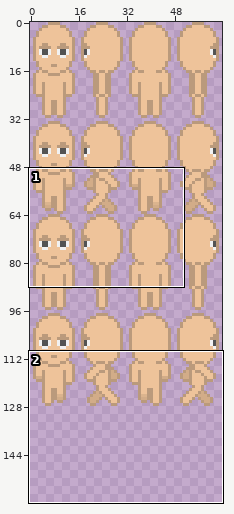
One commit to this sprite sheet: res/url_guy_walking-Sheet.png. The picture above shows the old version from afar; the outline marks the close-up.
Close-up. Earlier state:
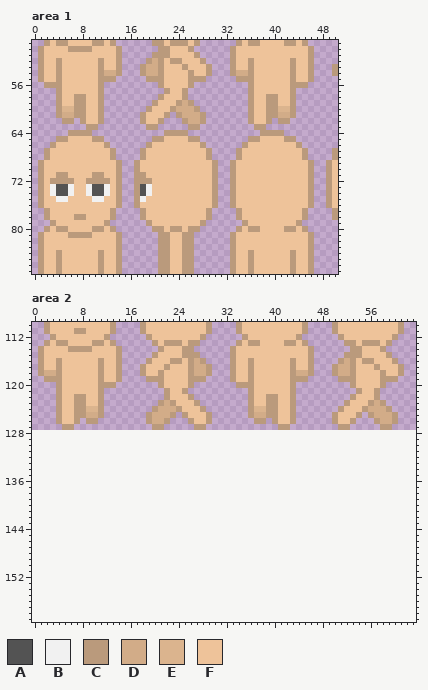
The file is 64x128 pixels. Shown: area 1: x 0..50, y 49..87; area 2: x 0..63, y 110..159. The old version is drawn lined up with the new one, on the new canvas. The commit also changed other parts of the picture, which this record leaves out.
Palette (. is transparent): A #535353  B #f1f1f1  C #ba9a7c  D #d2ac88  E #dbb48e  F #eec39a
Pixels before, area 1, first column x 1:
49 .CFCCFFFFCCFC......CCFCCCFC......CFCCFFFFCCFC.....
50 CFFFFCCCCFFFFC......CCFFFC......CFFFFFFFFFFFFC....
51 CFFFFFFFFFFFFC.....CCCFFFFC.....CFFFFFFFFFFFFC....
52 CFFCFFFFFFCFFC....CDCFCCFFFC....CFFCFFFFFFCFFC....
53 CFFCFFFFFFCFFC...CDDCFFFCFFFC...CFFCFFFFFFCFFC...C
54 CFFCFFFFFFCDDC...CDDCFFFFCFFC...CDDCFFFFFFCFFC...C
55 CFFCFFFFFFCCC.....CCCFFFFCCC.....CCCFFFFFFCFFC....
56 .CCCFFFFFFC.........CFFFFC.........CFFFFFFCCC.....
57 ...CFFFFFFC..........CFFC..........CFFFFFFC.......
58 ...CFFCCFFC.........CFFFC..........CFFCCFFC.......
59 ...CFFCCFFC........CFFFCDC.........CFFCCFFC.......
60 ...CEECCFFC.......CFFFCDDDC........CFFCCEEC.......
61 ...CDDCCFFC......CFFFC.CDDDC.......CFFCCDDC.......
62 ....CC.CFFC......CFFC...CDDC.......CFFC.CC........
63 ........CC........CC.....CC.........CC............
64 .....CCCC............CCCC............CCCC.........
65 ...CCFFFFCC........CCFFFFCC........CCFFFFCC.......
66 ..CFFFFFFFFC......CFFFFFFFFC......CFFFFFFFFC......
67 .CFFFFFFFFFFC....CFFFFFFFFFFC....CFFFFFFFFFFC....C
68 .CFFFFFFFFFFC....CFFFFFFFFFFC....CFFFFFFFFFFC....C
69 CFFFFFFFFFFFFC..CFFFFFFFFFFFFC..CFFFFFFFFFFFFC..CF
70 CFFFFFFFFFFFFC..CFFFFFFFFFFFFC..CFFFFFFFFFFFFC..CF
71 CFFCCFFFFCCFFC..CCFFFFFFFFFFFC..CFFFFFFFFFFFFC..CF
72 CFCCCCFFCCCCFC..CCCFFFFFFFFFFC..CFFFFFFFFFFFFC..CF
73 CFBAABFFBAABFC..CABFFFFFFFFFFC..CFFFFFFFFFFFFC..CF
74 CFBAABFFBAABFC..CABFFFFFFFFFFC..CFFFFFFFFFFFFC..CF
75 CFFBBFFFFBBFFC..CBFFFFFFFFFFFC..CFFFFFFFFFFFFC..CF
76 CFFFFFFFFFFFFC..CFFFFFFFFFFFFC..CFFFFFFFFFFFFC..CF
77 .CFFFFFFFFFFC....CFFFFFFFFFFC....CFFFFFFFFFFC....C
78 .CFFFFCCFFFFC....CFFFFFFFFFFC....CFFFFFFFFFFC....C
79 ..CFFFFFFFFC......CFFFFFFFFC......CFFFFFFFFC......
80 .CFCCFFFFCCFC......CCFCCFCC......CFCCFFFFCCFC.....
81 CFFFFCCCCFFFFC......CCFFCC......CFFFFFFFFFFFFC....
82 CFFFFFFFFFFFFC......CCFFCC......CFFFFFFFFFFFFC....
83 CFFFFFFFFFFFFC......CCFFCC......CFFFFFFFFFFFFC....
84 CFFCFFFFFFCFFC......CCFFCC......CFFCFFFFFFCFFC....
85 CFFCFFFFFFCFFC......CCFFCC......CFFCFFFFFFCFFC....
86 CFFCFFFFFFCFFC......CCFFCC......CFFCFFFFFFCFFC....
87 CFFCFFFFFFCFFC......CCFFCC......CFFCFFFFFFCFFC....
Pixels before, area 2 (only the part around the change), first column x 0:
110 ..CFFFFFFFFFFC....CFFFFFFFFFFC....CFFFFFFFFFFC....CFFFFFFFFFFC..
111 ..CFFFFCCFFFFC....CFFFFFFFFFFC....CFFFFFFFFFFC....CFFFFFFFFFFC..
112 ...CFFFFFFFFC......CFFFFFFFFC......CFFFFFFFFC......CFFFFFFFFC...
113 ..CFCCFFFFCCFC......CFCCCFCC......CFCCFFFFCCFC......CCFCCCFC....
114 .CFFFFCCCCFFFFC......CFFFCC......CFFFFFFFFFFFFC......CCFFFC.....
115 .CFFFFFFFFFFFFC.....CFFFFCCC.....CFFFFFFFFFFFFC.....CCCFFFFC....
116 .CFFCFFFFFFCFFC....CFFFCCFCDC....CFFCFFFFFFCFFC....CDCFCCFFFC...
117 .CFFCFFFFFFCFFC...CFFFCFFFCDDC...CFFCFFFFFFCFFC...CDDCFFFCFFFC..
118 .CDDCFFFFFFCFFC...CFFCFFFFCDDC...CFFCFFFFFFCDDC...CDDCFFFFCFFC..
119 ..CCCFFFFFFCFFC....CCCFFFFCCC....CFFCFFFFFFCCC.....CCCFFFFCCC...
120 ....CFFFFFFCCC.......CFFFFC.......CCCFFFFFFC.........CFFFFC.....
121 ....CFFFFFFC..........CFFC..........CFFFFFFC..........CFFC......
122 ....CFFCCFFC..........CFFFC.........CFFCCFFC.........CFFFC......
123 ....CFFCCFFC.........CDCFFFC........CFFCCFFC........CFFFCDC.....
124 ....CFFCCEEC........CDDDCFFFC.......CEECCFFC.......CFFFCDDDC....
125 ....CFFCCDDC.......CDDDC.CFFFC......CDDCCFFC......CFFFC.CDDDC...
126 ....CFFC.CC........CDDC...CFFC.......CC.CFFC......CFFC...CDDC...
127 .....CC.............CC.....CC............CC........CC.....CC....
128 ................................................................
129 ................................................................
130 ................................................................
131 ................................................................
132 ................................................................
133 ................................................................
134 ................................................................
135 ................................................................
136 ................................................................
137 ................................................................
138 ................................................................
139 ................................................................
140 ................................................................
141 ................................................................
142 ................................................................
143 ................................................................
144 ................................................................
145 ................................................................
146 ................................................................
147 ................................................................
148 ................................................................
149 ................................................................
150 ................................................................
151 ................................................................
152 ................................................................
153 ................................................................
154 ................................................................
155 ................................................................
156 ................................................................
157 ................................................................
158 ................................................................
159 ................................................................
After the commit:
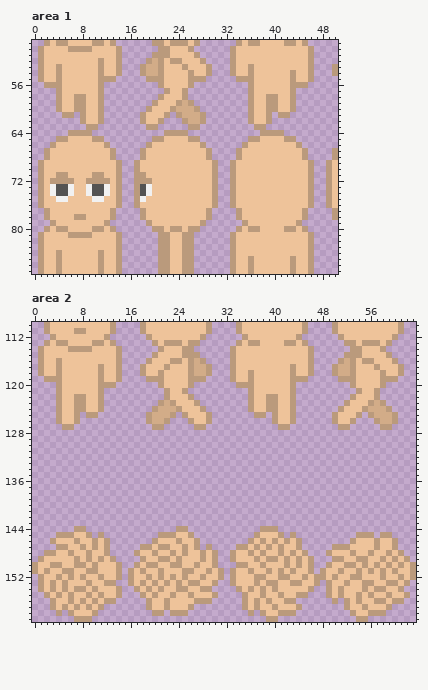
Edits made:
canvas 64x128 -> 64x160
Area 1:
y 52: x 4 C -> F; x 36 C -> F; x 43 C -> F
y 53: x 43 C -> F
y 54: x 12..13 DD -> FF; x 34..35 DD -> FF
y 60: x 5..6 EE -> FF; x 41..42 EE -> FF
y 61: x 4..7 CDDC -> .CC.; x 40..43 CDDC -> .CC.
y 62: x 5..6 CC -> ..; x 41..42 CC -> ..
y 84: x 36 C -> F; x 43 C -> F
Area 2:
y 116: x 11 C -> F; x 36 C -> F; x 43 C -> F
y 117: x 36 C -> F
y 118: x 2..3 DD -> FF; x 44..45 DD -> FF
y 124: x 9..10 EE -> FF; x 37..38 EE -> FF
y 125: x 8..11 CDDC -> .CC.; x 36..39 CDDC -> .CC.
y 126: x 9..10 CC -> ..; x 37..38 CC -> ..
y 144: x 7..8 .. -> CC; x 24..25 .. -> CC; x 38..40 ... -> CCC
y 145: x 4..9 ...... -> CCCFFC; x 11 . -> C; x 21..26 ...... -> CCCFFC; x 37..41 ..... -> CFFFC; x 43 . -> C; x 54..56 ... -> CCC; x 58..59 .. -> CC
y 146: x 3..12 .......... -> CFFFCFFCFC; x 20..27 ........ -> CFFFCFFC; x 36..44 ......... -> CFCFCFCFC; x 53..60 ........ -> CFFFCFFC
y 147: x 4..12 ......... -> CCFFCFCFC; x 18..27 .......... -> CCFCCFFCFC; x 29 . -> C; x 34..44 ........... -> CCFCFCFCFFC; x 50..60 ........... -> CCCFFFFCFFC
y 148: x 2..12 ........... -> CCFFCFFCFFC; x 17..30 .............. -> CFFCFFCFCFFCFC; x 33..45 ............. -> CFFCFCFFCFCFC; x 49..61 ............. -> CFFFCFFCFFCFC
y 149: x 1..13 ............. -> CFFFFFCFCFCFC; x 18..30 ............. -> CFFCCFCFFFCFC; x 33..46 .............. -> CFFFCFCCFCFCFC; x 50..62 ............. -> CCFFCCFFCFCFC
y 150: x 0..14 ............... -> CFFCCFFCCFCFFFC; x 17..30 .............. -> CFCCFFCCFFCFFC; x 34..46 ............. -> CCFFCFFFCFCFC; x 49..63 ............... -> CFFCCFCFCFCFCFC
y 151: x 0..14 ............... -> CFCFFCCFFCCFFFC; x 16..31 ................ -> CFCFFCFFFCCFFCFC; x 33..46 .............. -> CFFCFFCFCFCFFC; x 48..63 ................ -> CFFCFFCFCFCFCFFC
y 152: x 1..14 .............. -> CFFCFCFCFFCFFC; x 16..31 ................ -> CFFCFCFCFCFFCFFC; x 33..63 ............................... -> CFFFCCFFCCFFCFCCFCFFCCFFFCFFCFC
y 153: x 1..13 ............. -> CFCFCFFFCFFCC; x 16..30 ............... -> CFCFCFCFCFCCFFC; x 33..47 ............... -> CFFFCFCCFFCCFFC; x 49..62 .............. -> CFFCFFCCFFCCFC
y 154: x 1..14 .............. -> CFCFCFCCFCFFFC; x 17..29 ............. -> CFCFCFFCCFFCC; x 34..46 ............. -> CFCFCFCFFFFFC; x 49..61 ............. -> CFCFFFCFCCFFC
y 155: x 2..14 ............. -> CFCFCFFCFCFFC; x 18..30 ............. -> CFCFFCFFCFFFC; x 35..45 ........... -> CFFCFFCFFCC; x 49..62 .............. -> CFCFFCFCFFCFFC
y 156: x 3..13 ........... -> CFFCFCFCFCC; x 19..29 ........... -> CFFCFFFFCCC; x 35..43 ......... -> CFCFCFFCC; x 50 . -> C; x 52..61 .......... -> CFCFFCCFCC
y 157: x 3..11 ......... -> CFCFCFCFC; x 19..26 ........ -> CFFCFFFC; x 35..44 .......... -> CFCFFCFFFC; x 52..59 ........ -> CFFCFFFC
y 158: x 4 . -> C; x 6..10 ..... -> CFFFC; x 20..21 .. -> CC; x 23..25 ... -> CCC; x 36 . -> C; x 38..43 ...... -> CFFCCC; x 53..58 ...... -> CFFCCC
y 159: x 7..9 ... -> CCC; x 39..40 .. -> CC; x 54..55 .. -> CC
